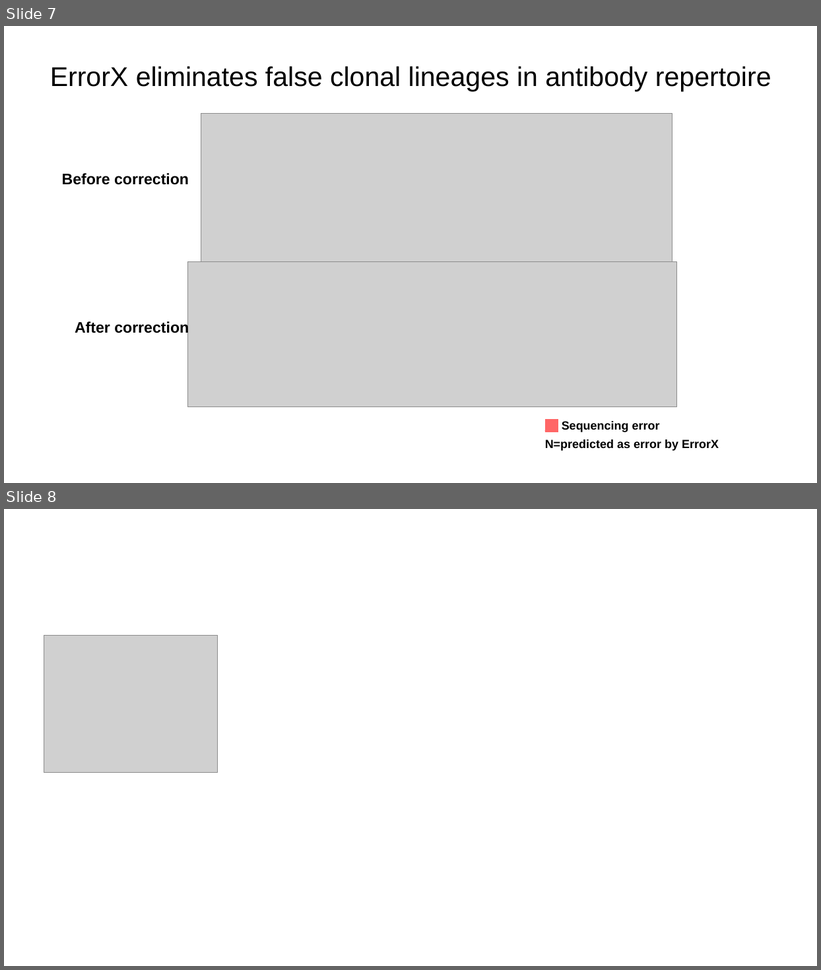
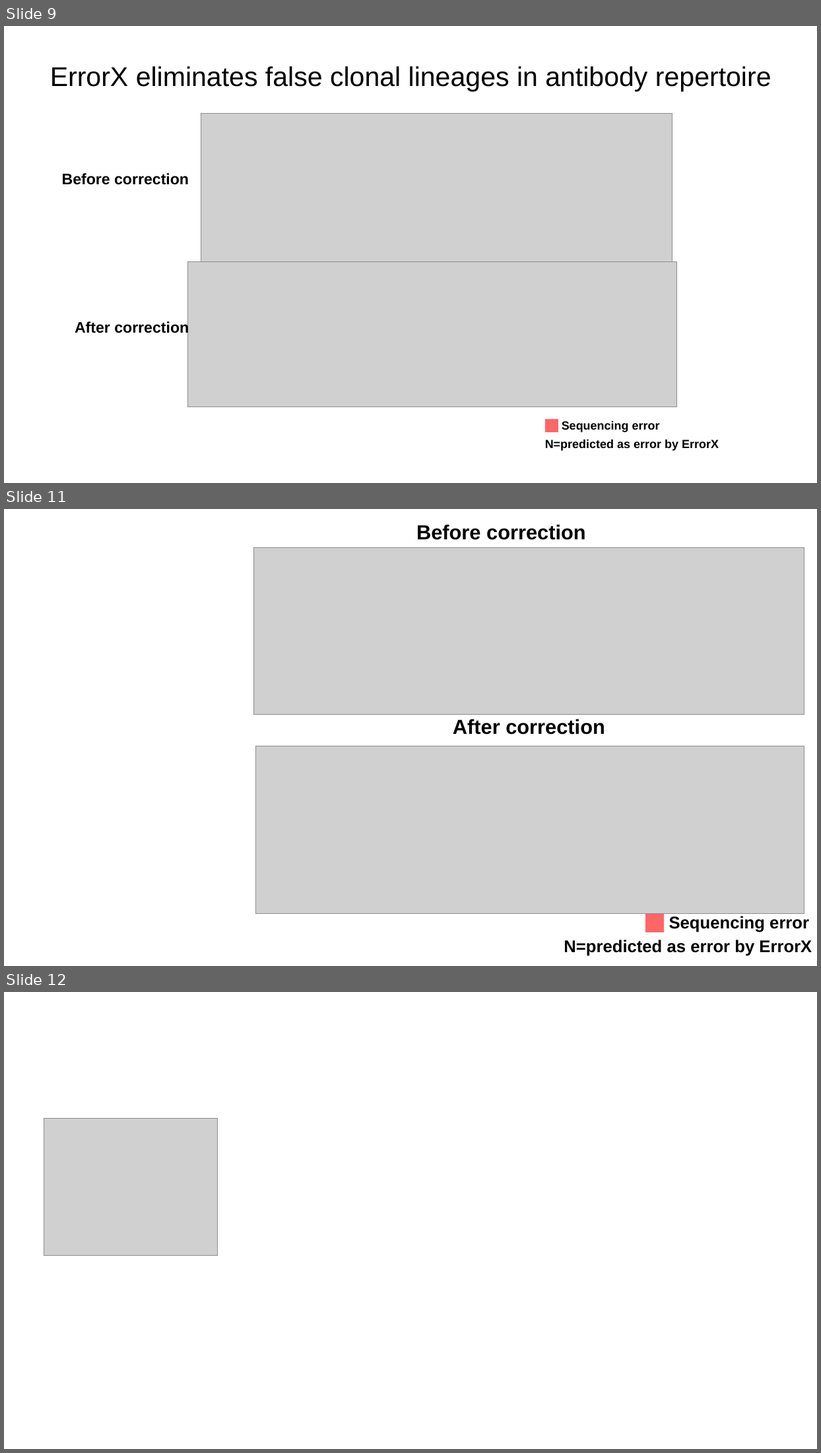
Before and after one commit to sevya/errorx, a slide deck: technical_docs/errorx_figures.pptx. Shown one above the other, each under a label of ours: slides 7 and 8 before the commit, slides 9, 11 and 12 after it; the slides between them are not shown. The pictures are 821x970 and 821x1453 pixels, drawn with LibreOffice and Linux fonts; fonts in the diff are those of the drawing; grey boxes stand for pictures. Boxes give left, top, right and bottom in pixels: in the first picture for what was removed or moved away, otherwise in the second. Text is boxed around its words. In the diff, an @@ line names an element or a change of style, - is before the commit and + after.

```diff
--- a/technical_docs/errorx_figures.pptx
+++ b/technical_docs/errorx_figures.pptx
@@ slide 11 added at <box>4,509,817,966</box>, background #FFFFFF @@
@@ text added at <box>416,524,586,540</box>, 24 pt, text #000000, bold @@
+Before correction
@@ picture added at <box>254,548,805,714</box> @@
@@ text added at <box>453,719,605,735</box>, 24 pt, text #000000, bold @@
+After correction
@@ picture added at <box>256,747,805,914</box> @@
@@ text added at <box>669,916,809,933</box>, 20 pt, text #000000, bold @@
+__ Sequencing error
@@ text added at <box>564,940,812,956</box>, 20 pt, text #000000, bold @@
+N=predicted as error by ErrorX
@@ what was slide 7 is now slide 9 @@
@@ what was slide 8 is now slide 12 @@
```
Also in this commit, not shown: 3 other slides added, 7 other files.
